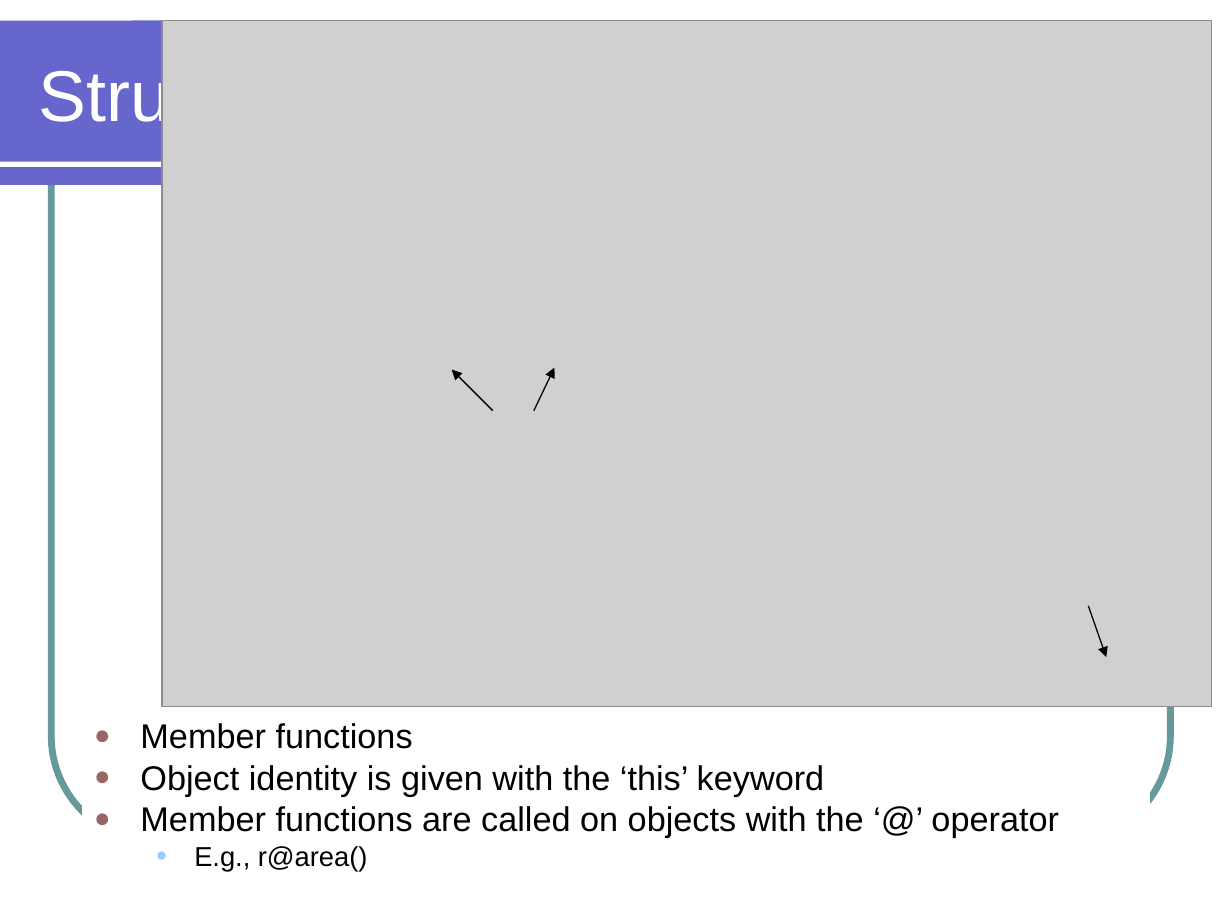
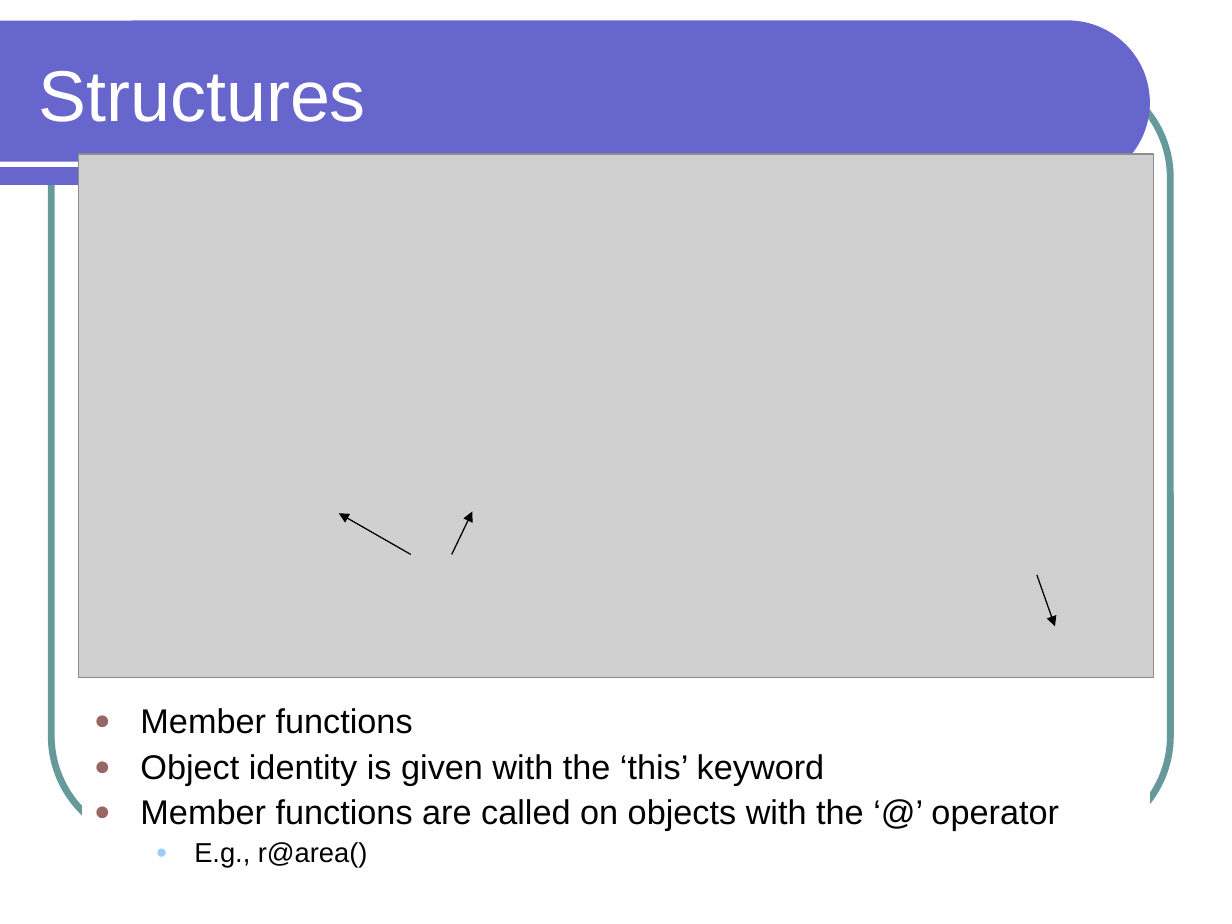
Before and after one commit to lutzhamel/CSC301, a slide deck: slide 8 of notes/csc301-ln002.ppt (slide 7 before the commit). Drawn at 1232x924 pixels with LibreOffice and Linux fonts; fonts in the diff are those of the drawing; grey boxes stand for pictures. Boxes give left, top, right and bottom in pixels: in the first picture for what was removed or moved away, otherwise in the second. Text is boxed around its words. In the diff, an @@ line names an element or a change of style, - is before the commit and + after.

```diff
--- a/notes/csc301-ln002.ppt
+++ b/notes/csc301-ln002.ppt
@@ picture: place and size @@
-picture at box(161, 21, 1211, 707)
+picture at box(79, 154, 1153, 678)
@@ arrow removed from (533, 410) to (554, 367) @@
@@ arrow added from (410, 554) to (339, 514), #000000 0.74 pt @@
@@ arrow moved from (493, 410) - (452, 370) to (452, 554) - (472, 511) @@
@@ arrow moved from (1088, 606) - (1106, 657) to (1037, 575) - (1055, 626) @@
@@ text "Member functions": place and size @@
-text "Member functions" at box(140, 723, 1059, 871)
+text "Member functions" at box(140, 708, 1059, 868)
@@ text "Member functions" at box(140, 708, 1059, 868): line spacing 0.8 to 0.9 @@
```
Also in this commit, not shown: 8 other slides changed, 1 slide added, 5 other files.
